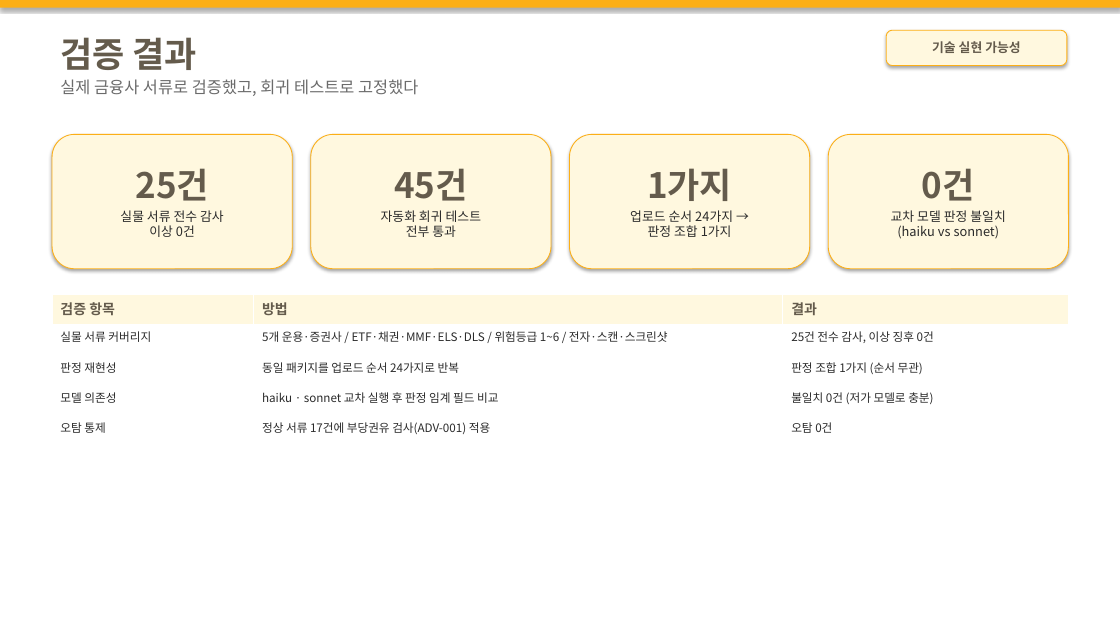
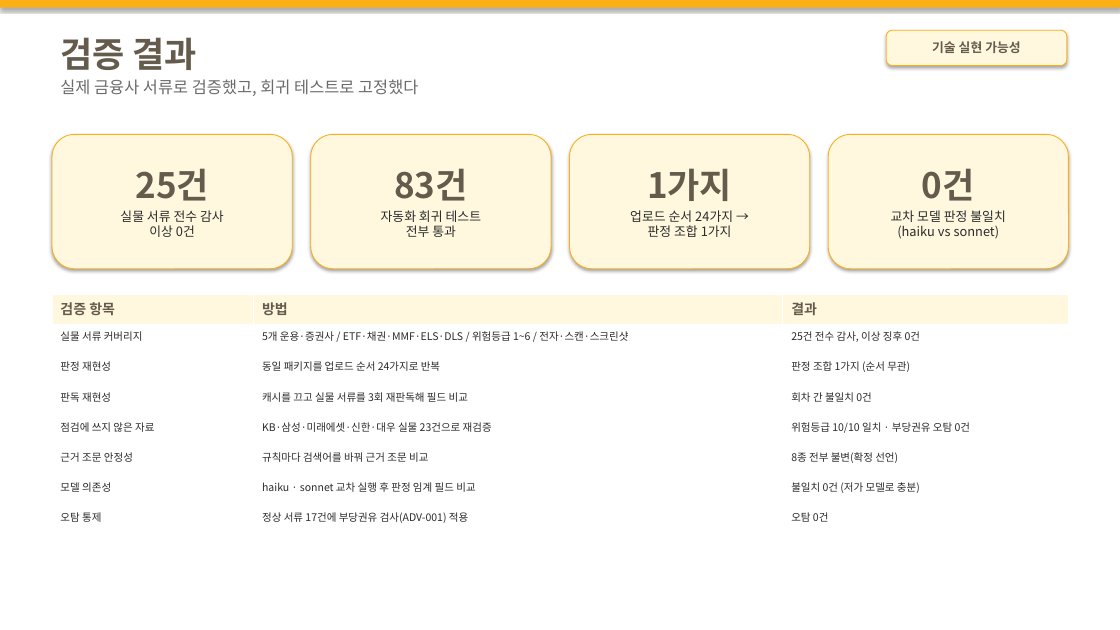
Before and after one commit to M0282/26KBAI_LW, a slide deck: slide 14 of docs/기술설명서_초안.pptx. Drawn at 1120x630 pixels with LibreOffice and Linux fonts; fonts in the diff are those of the drawing. Boxes give left, top, right and bottom in pixels: in the first picture for what was removed or moved away, otherwise in the second. Text is boxed around its words. In the diff, an @@ line names an element or a change of style, - is before the commit and + after.

```diff
--- a/docs/기술설명서_초안.pptx
+++ b/docs/기술설명서_초안.pptx
@@ text in rounded rectangle at [394, 168, 467, 201]: text changed @@
-45건
+83건
@@ table at [52, 294, 1069, 536] @@
+row 4: 판독 재현성 | 캐시를 끄고 실물 서류를 3회 재판독해 필드 비교 | 회차 간 불일치 0건
+row 5: 점검에 쓰지 않은 자료 | KB·삼성·미래에셋·신한·대우 실물 23건으로 재검증 | 위험등급 10/10 일치 · 부당권유 오탐 0건
+row 6: 근거 조문 안정성 | 규칙마다 검색어를 바꿔 근거 조문 비교 | 8종 전부 불변(확정 선언)
```
Also in this commit, not shown: 7 other slides changed, 8 other files.
